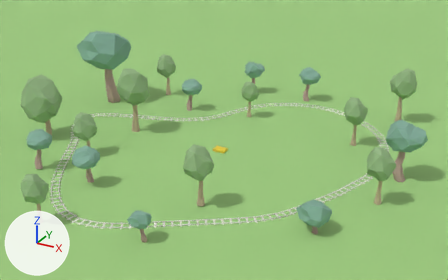
An edit to the glTF model src/res/model/world.gltf, drawn before and after from the same camera.
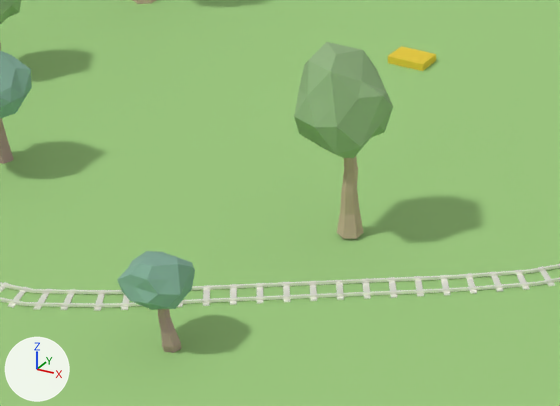
Each version appears first whole from a camera (50 mm lens) standing at (22.6, -40.4, 21.2) and looking at (0.5, -0.2, 1.1), and next in a close-up on the part from 20% to 60% of the width and 47% to 93% of the height. Arrows for +X, +Y and +Z are at lower left; the lights stay in place. Where no turn or scale is listed for an object, it has been applied to the vertices.

The older version as bpy lines, for what is in view:
```python
me_cube_001 = bpy.data.meshes.new('Cube.001')
me_cube_001.from_pydata(...)  # a box spanning x -1.0..1.0, y -1.0..1.0, z -1.0..1.0
me_cube_001.materials.append(mat_train)  # yellow #e7cc3b
me_cylinder_007 = bpy.data.meshes.new('Cylinder.007')
me_cylinder_007.from_pydata(...)  # 72 vertices, 140 faces; spans x -1.07..1.0, y -1.24..0.94, z -0.27..4.09
# faces by material slot: [60, 80]
me_cylinder_007.materials.append(mat_trunk)  # beige #bfae91
me_cylinder_007.materials.append(mat_leaves_green)  # green #94b483
me_plane = bpy.data.meshes.new('Plane')
me_plane.from_pydata([(-83.0, -83.0, 0.0), (83.0, -83.0, 0.0), (83.0, 83.0, 0.0), (-83.0, 83.0, 0.0)], [], [(0, 1, 2), (0, 2, 3)])
me_plane.materials.append(mat_ground)  # green #a0cd80
ob_ground = bpy.data.objects.new('ground', me_plane)
ob_ground.location = (0.0, 0.0, 0.0)
ob_train = bpy.data.objects.new('train', me_cube_001)
ob_train.location = (0.06, -0.04, 0.04)
ob_train.scale = (0.515, 0.359, 0.153)
ob_tree1_007 = bpy.data.objects.new('tree1.007', me_cylinder_007)
ob_tree1_007.location = (3.27, -8.54, 0.33)
# also in view: 'tree2.007' at (-5.5, -10.0, 1.4); 'track' at (-1.1, -0.5, 0.0); 'tree2' at (2.3, -14.0, 1.0)
```
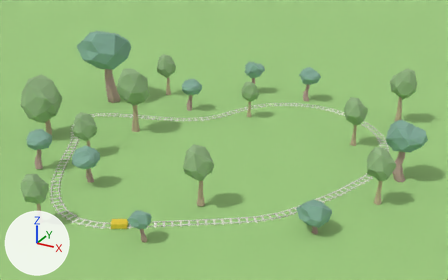
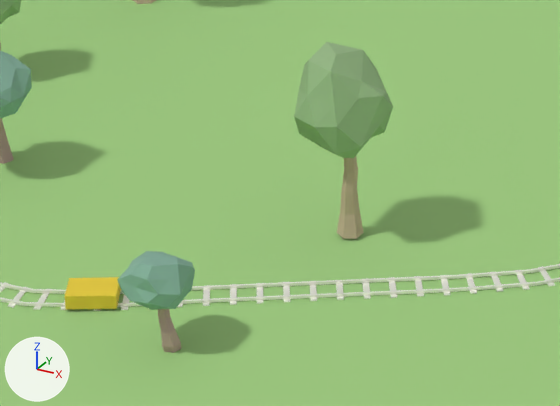
Where the change shows, as pixel boxes (x1, y1, x2, y2) in the close-ups (560 x 406 px):
'train', moved, turned: before (388, 46, 436, 71); after (64, 277, 121, 309)

What the commit changed:
Object 'train' (ob_train) moves from (0.06, -0.04, 0.04) to (0.1, -13.42, 0.22).
Object 'train' (ob_train) turns from (0, 0, 0) to (0, 0, -150) degrees about x, y and z.
